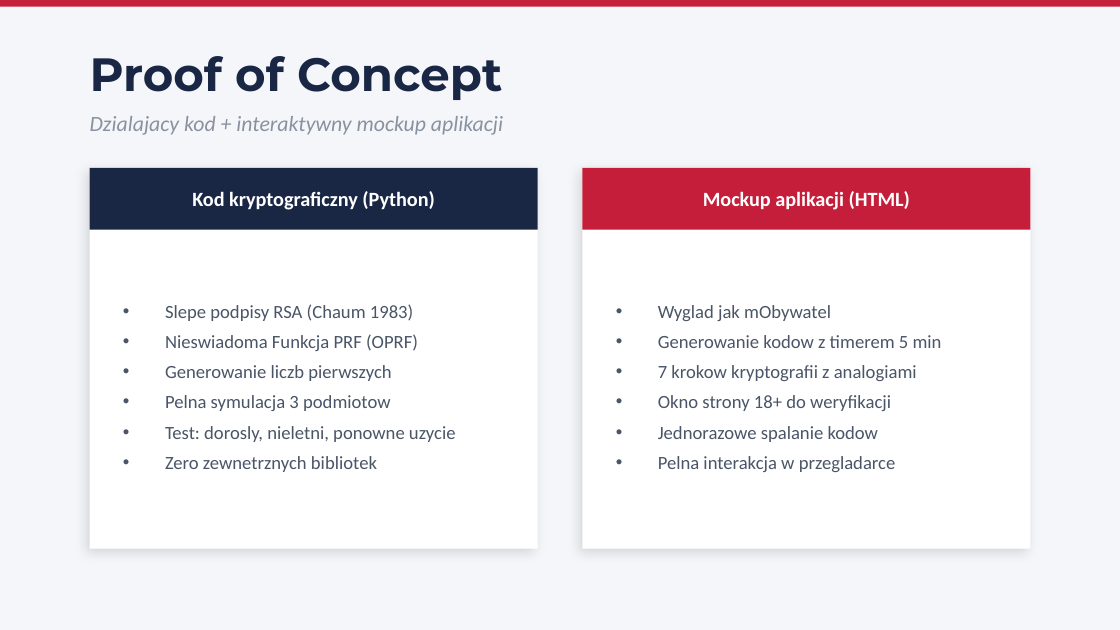
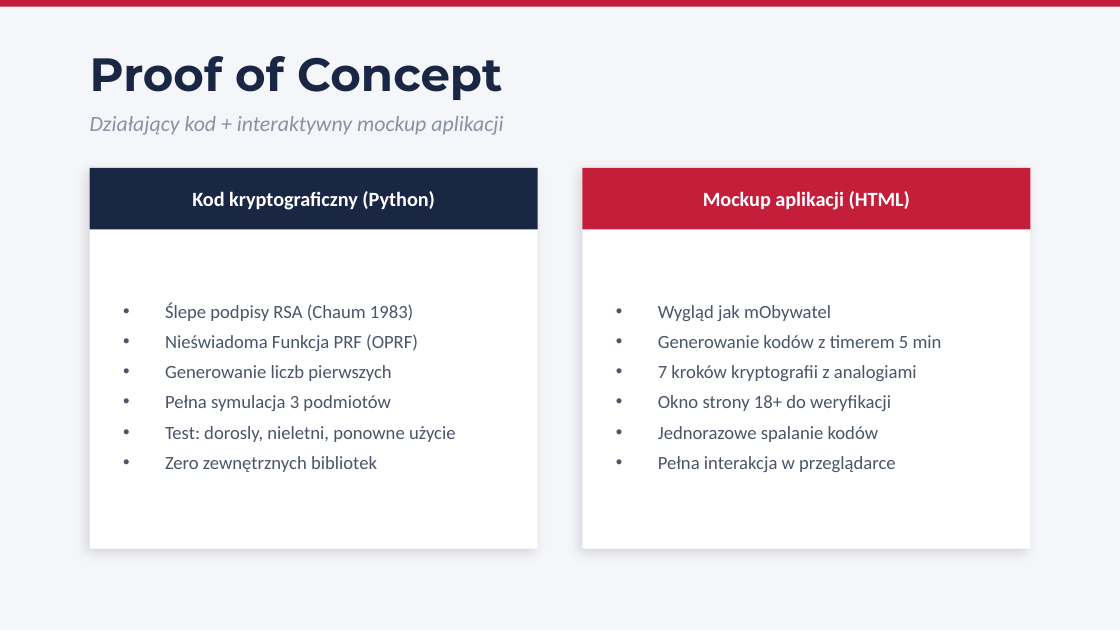
Before and after one commit to Inner-Savages/BKIHack2026, a slide deck: slide 8 of prezentacja.pptx. Drawn at 1120x630 pixels with LibreOffice and Linux fonts; fonts in the diff are those of the drawing. Boxes give left, top, right and bottom in pixels: in the first picture for what was removed or moved away, otherwise in the second. Text is boxed around its words. In the diff, an @@ line names an element or a change of style, - is before the commit and + after.

```diff
--- a/prezentacja.pptx
+++ b/prezentacja.pptx
@@ text at [90,116,503,135]: text changed @@
-Dzialajacy kod + interaktywny mockup aplikacji
+Działający kod + interaktywny mockup aplikacji
@@ text at [165,303,418,351]: text changed @@
-• Slepe podpisy RSA (Chaum 1983)
-• Nieswiadoma Funkcja PRF (OPRF)
+• Ślepe podpisy RSA (Chaum 1983)
+• Nieświadoma Funkcja PRF (OPRF)
@@ text at [658,305,942,381]: text changed @@
-• Wyglad jak mObywatel
-• Generowanie kodow z timerem 5 min
-• 7 krokow kryptografii z analogiami
+• Wygląd jak mObywatel
+• Generowanie kodów z timerem 5 min
+• 7 kroków kryptografii z analogiami
@@ text at [165,395,456,472]: text changed @@
-• Pelna symulacja 3 podmiotow
-• Test: dorosly, nieletni, ponowne uzycie
-• Zero zewnetrznych bibliotek
+• Pełna symulacja 3 podmiotów
+• Test: dorosly, nieletni, ponowne użycie
+• Zero zewnętrznych bibliotek
@@ text at [658,426,896,472]: text changed @@
-• Jednorazowe spalanie kodow
-• Pelna interakcja w przegladarce
+• Jednorazowe spalanie kodów
+• Pełna interakcja w przeglądarce
```
Also in this commit, not shown: 7 other slides changed.
